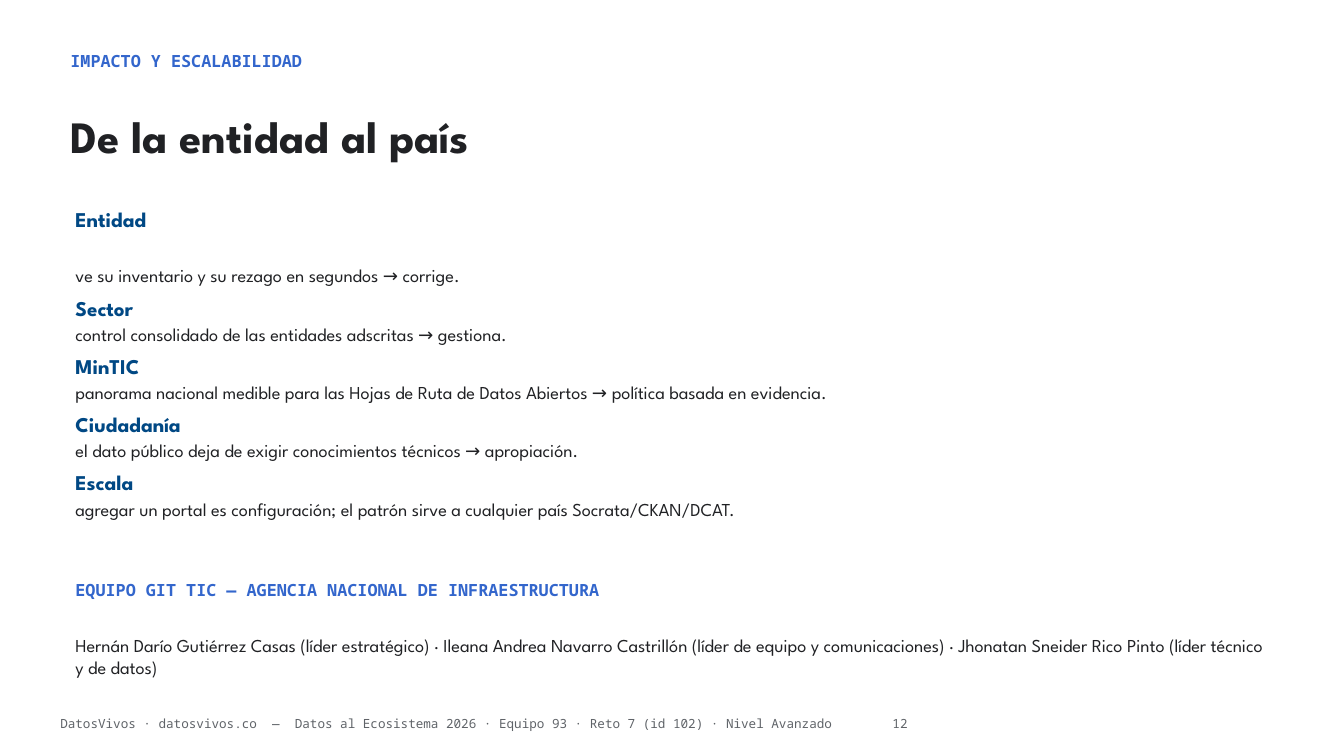
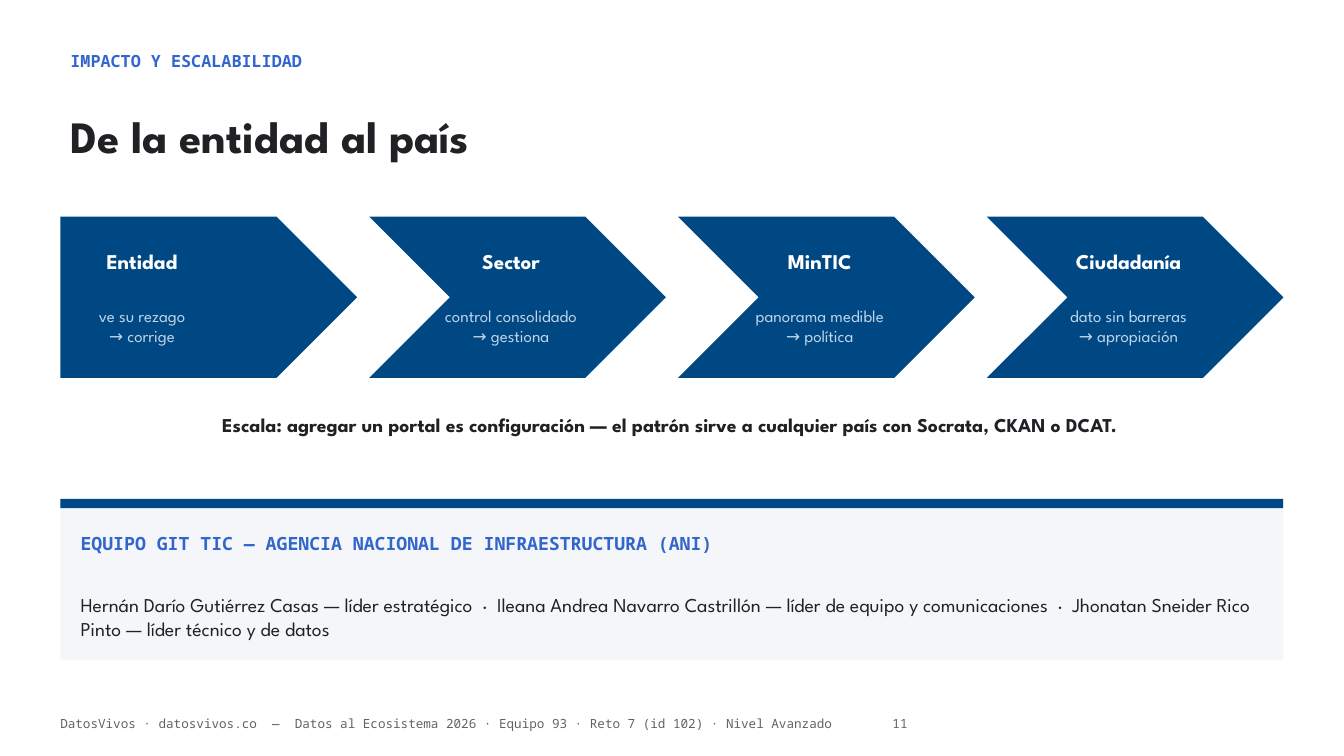
Before and after one commit to jsricop/DatosVivos, a slide deck: slide 11 of recursos/presentacion.pptx (slide 12 before the commit). Drawn at 1344x756 pixels with LibreOffice and Linux fonts; fonts in the diff are those of the drawing. Boxes give left, top, right and bottom in pixels: in the first picture for what was removed or moved away, otherwise in the second. Text is boxed around its words. In the diff, an @@ line names an element or a change of style, - is before the commit and + after.

```diff
--- a/recursos/presentacion.pptx
+++ b/recursos/presentacion.pptx
@@ pentagon arrow added at [60, 217, 357, 378], fill #004884 @@
@@ chevron added at [369, 217, 665, 378], fill #004884 @@
@@ chevron added at [679, 217, 975, 378], fill #004884 @@
@@ chevron added at [987, 217, 1284, 378], fill #004884 @@
@@ text added at [99, 254, 185, 346], 12 pt, text #BFD4E8 @@
+Entidad
+ve su rezago
+→ corrige
@@ text added at [445, 255, 577, 346], 12 pt, text #BFD4E8 @@
+Sector
+control consolidado
+→ gestiona
@@ text added at [756, 255, 883, 346], 12 pt, text #BFD4E8 @@
+MinTIC
+panorama medible
+→ política
@@ text added at [1070, 254, 1187, 346], 12 pt, text #BFD4E8 @@
+Ciudadanía
+dato sin barreras
+→ apropiación
@@ text at [222, 418, 1117, 437]: text changed; size 13 to 14 pt; bold on @@
-Entidad
-ve su inventario y su rezago en segundos → corrige.
-Sector
-control consolidado de las entidades adscritas → gestiona.
-MinTIC
-panorama nacional medible para las Hojas de Ruta de Datos Abiertos → política basada en evidencia.
-Ciudadanía
-el dato público deja de exigir conocimientos técnicos → apropiación.
-Escala
-agregar un portal es configuración; el patrón sirve a cualquier país Socrata/CKAN/DCAT.
+Escala: agregar un portal es configuración — el patrón sirve a cualquier país con Socrata, CKAN o DCAT.
@@ rectangle "EQUIPO GIT TIC — AGENCIA ...": place and size @@
-rectangle "EQUIPO GIT TIC — AGENCIA ..." at [75, 584, 1263, 678]
+rectangle "EQUIPO GIT TIC — AGENCIA ..." at [60, 499, 1284, 660]
@@ rectangle "EQUIPO GIT TIC — AGENCIA ..." at [60, 499, 1284, 660]: vertical alignment top to middle; fill none to #F4F6F9 @@
@@ rectangle added at [60, 499, 1284, 508], fill #004884 @@
@@ text in rectangle at [81, 537, 1250, 640]: text changed; size 13 to 14 pt @@
-EQUIPO GIT TIC — AGENCIA NACIONAL DE INFRAESTRUCTURA
-Hernán Darío Gutiérrez Casas (líder estratégico) · Ileana Andrea Navarro Castrillón (líder de equipo y comunicaciones) · Jhonatan Sneider Rico Pinto (líder técnico y de datos)
+EQUIPO GIT TIC — AGENCIA NACIONAL DE INFRAESTRUCTURA (ANI)
+Hernán Darío Gutiérrez Casas — líder estratégico · Ileana Andrea Navarro Castrillón — líder de equipo y comunicaciones · Jhonatan Sneider Rico Pinto — líder técnico y de datos
@@ text at [60, 718, 907, 731]: text changed @@
-DatosVivos · datosvivos.co — Datos al Ecosistema 2026 · Equipo 93 · Reto 7 (id 102) · Nivel Avanzado 12
+DatosVivos · datosvivos.co — Datos al Ecosistema 2026 · Equipo 93 · Reto 7 (id 102) · Nivel Avanzado 11
```
Also in this commit, not shown: 16 other slides changed, 1 slide added, 2 slides removed, 3 other files.
